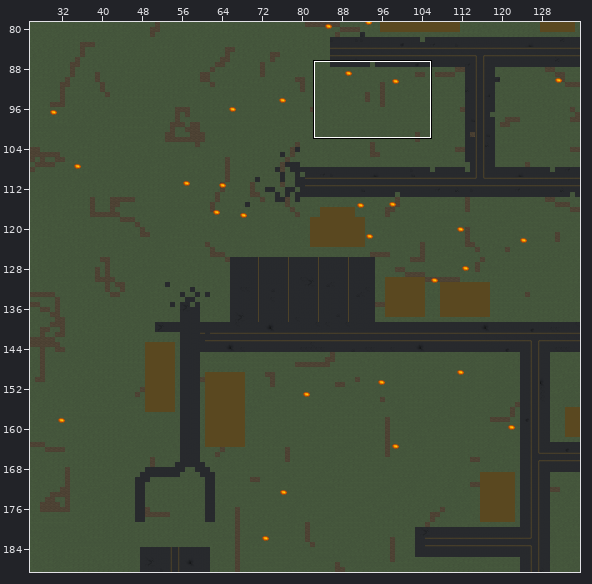
Tiled map: resources/locations/summer_island/summer_island_map.tmx. Above, an overview of the earlier version with the close-up marked.
Close-up. First the earlier version:
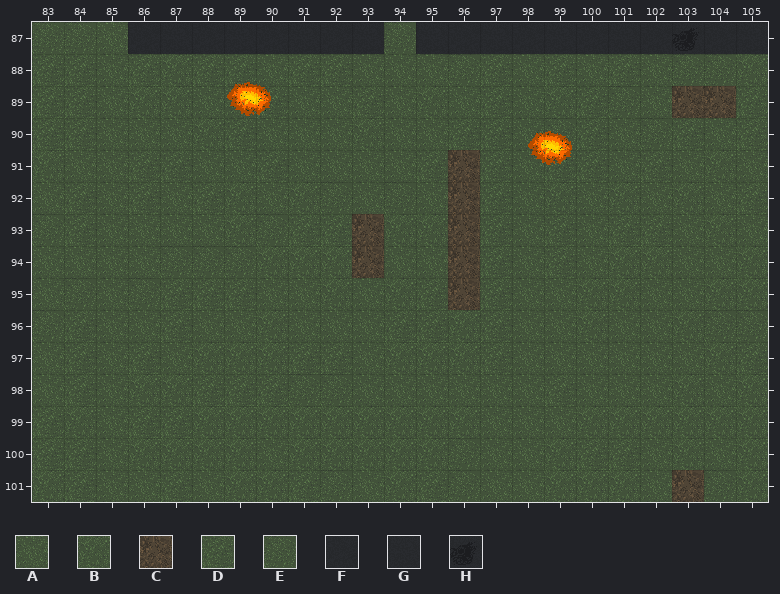
Cells are 32x32 px. Shown: x 83..105, y 87..101. The commit also changed other parts of the map, which this record leaves out. Tiles whose own drawing changed are shown in their newer look in all pictures.
Key: from "Ground_as_tiles": A 190, B 191, C 199, D 235, E 236, F 505, G 506, H 1166.
_ is an empty cell.
Layer "Ground" before, first column x 83:
 87 EEAFGFGFGFGEGFGFGFGFHFG
 88 DDADBDDADDAAAEDADADAEEB
 89 DDABBAADAADABADABDEACCD
 90 DDAAABDAAABAADDAEDAEDAD
 91 BAADDAADAAAADCDADDADABA
 92 ADADADBABEAEACDABABABAD
 93 EDAAAABEDDCBBCDADADDABA
 94 AAAAEEEBBBCAACDADABBAAB
 95 AEAEDDDAABABDCDAABBAABB
 96 EDAADAABAAADDBDAABAABEE
 97 ADADABBBDDABBBDAAAAAABD
 98 ADABBDDDEEAAAAAADAAABAB
 99 DBADDBBBBBBBBBAAABBBBBB
100 DDABBBBABBBBBEAABDDABAB
101 BDAADABBDEABDEAABBBACEB
And afterwards:
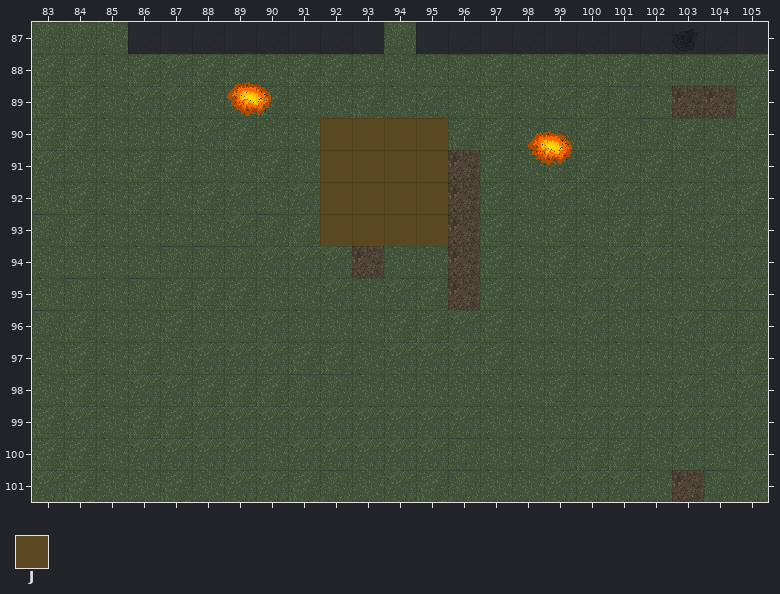
Further tiles: from "Tileset": J 460.
Diff:
Changed rows in their new state; . is an unchanged cell.
Layer "Ground":
first column x 92:
 90 JJJJ
 91 JJJJ
 92 JJJJ
 93 JJJJ
